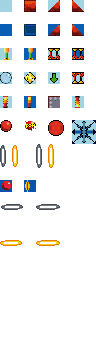
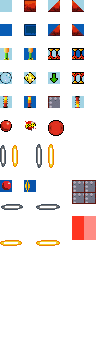
Revision of a layered w=96, h=360 image; what changed, layer by layer:
added layer "Layer 55" above "Layer 54" over <box>72,216,96,240</box>
added layer "Layer 54" above "Layer 53" over <box>72,216,84,228</box>
added layer "Layer 53" above "Layer 52" over <box>95,180,96,204</box>
added layer "Layer 52" above "Layer 42" over <box>72,180,96,204</box>
hid "Layer 22" over <box>72,120,96,144</box>
